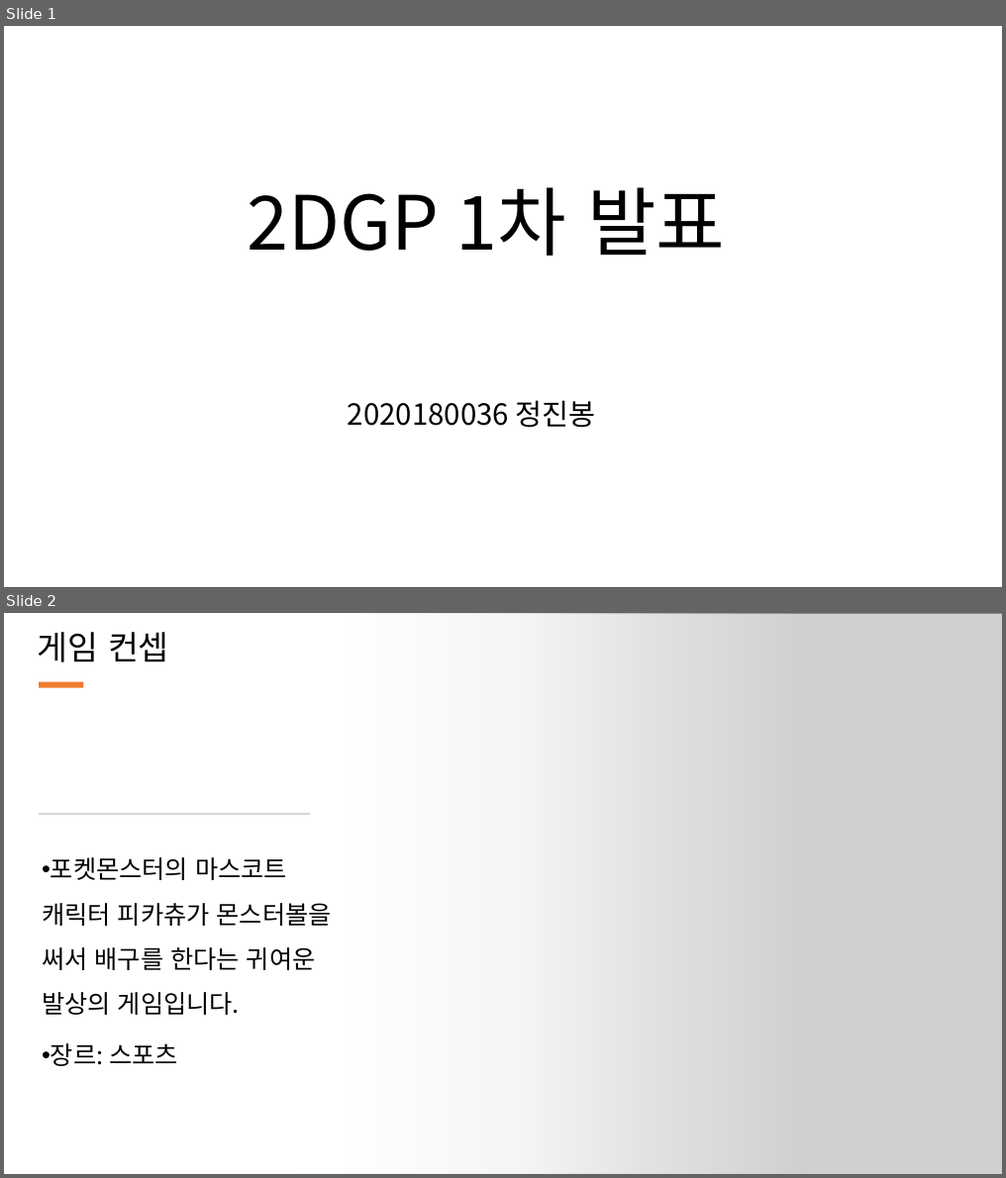
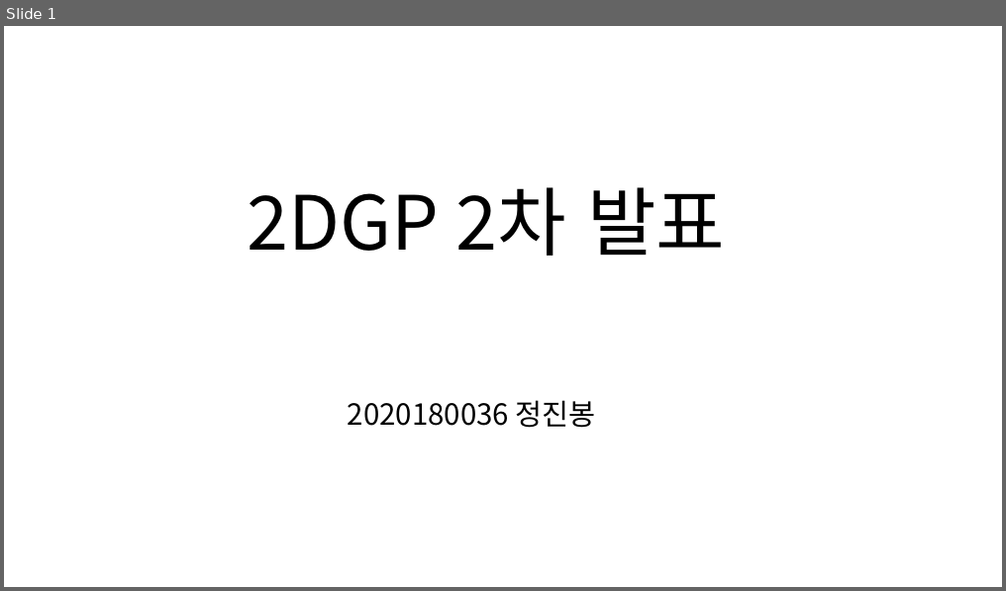
Before and after one commit to JeongJinbong/2DGP_Project, a slide deck: 1차 발표 자료.pptx. Shown one above the other, each under a label of ours: slides 1 and 2 before the commit, slide 1 after it. The pictures are 1006x1178 and 1006x591 pixels, drawn with LibreOffice and Linux fonts; fonts in the diff are those of the drawing; grey boxes stand for pictures. Boxes give left, top, right and bottom in pixels: in the first picture for what was removed or moved away, otherwise in the second. Text is boxed around its words. In the diff, an @@ line names an element or a change of style, - is before the commit and + after.

Commit message:
게임 프레임웍 분리

```diff
--- a/1차 발표 자료.pptx
+++ b/1차 발표 자료.pptx
@@ slide 2 removed at [4,613,1002,1174], background #FFFFFF @@
@@ rectangle removed at [4,613,803,1174] @@
@@ text removed at [38,632,169,663] @@
-게임 컨셉
@@ picture removed at [292,613,1002,1174] @@
@@ rectangle removed at [39,682,83,688] @@
@@ rectangle removed at [40,813,310,814] @@
@@ text removed at [42,858,332,1066] @@
-• 포켓몬스터의 마스코트 캐릭터 피카츄가 몬스터볼을 써서 배구를 한다는 귀여운 발상의 게임입니다.
-• 장르: 스포츠
@@ slide 1 changed as well @@
@@ text at [248,187,725,256]: text changed @@
-2DGP 1차 발표
+2DGP 2차 발표
```
Also in this commit, not shown: 1 other slide changed, 1 slide added, 5 other slides removed, 9 other files.
